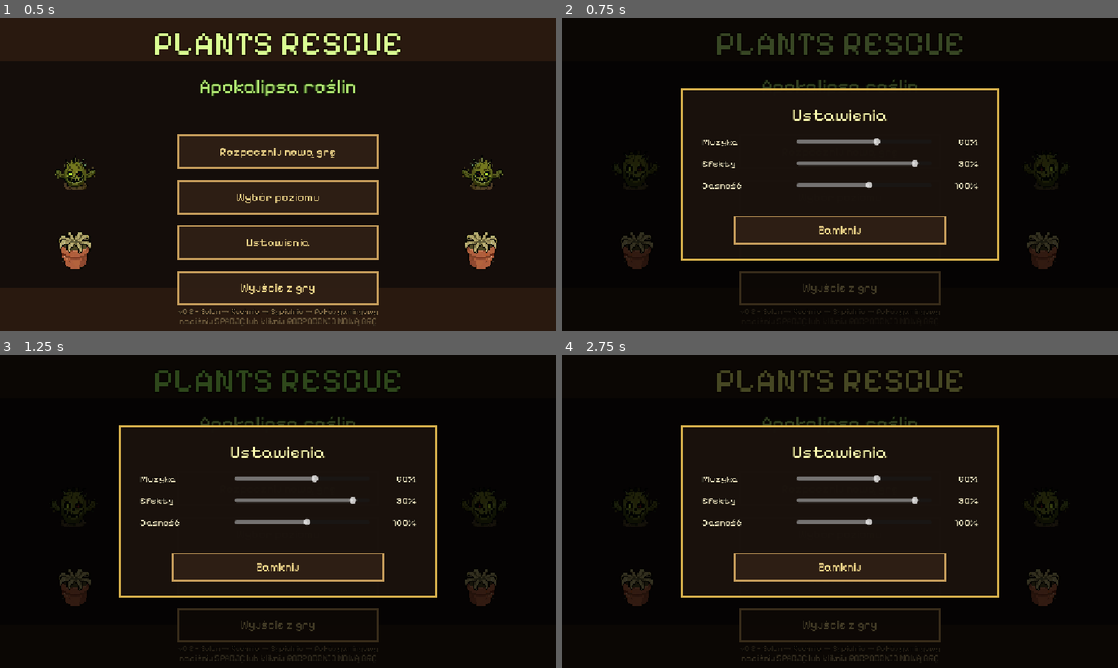
Above: before the commit, frames 1-4 (two rows, left to right).
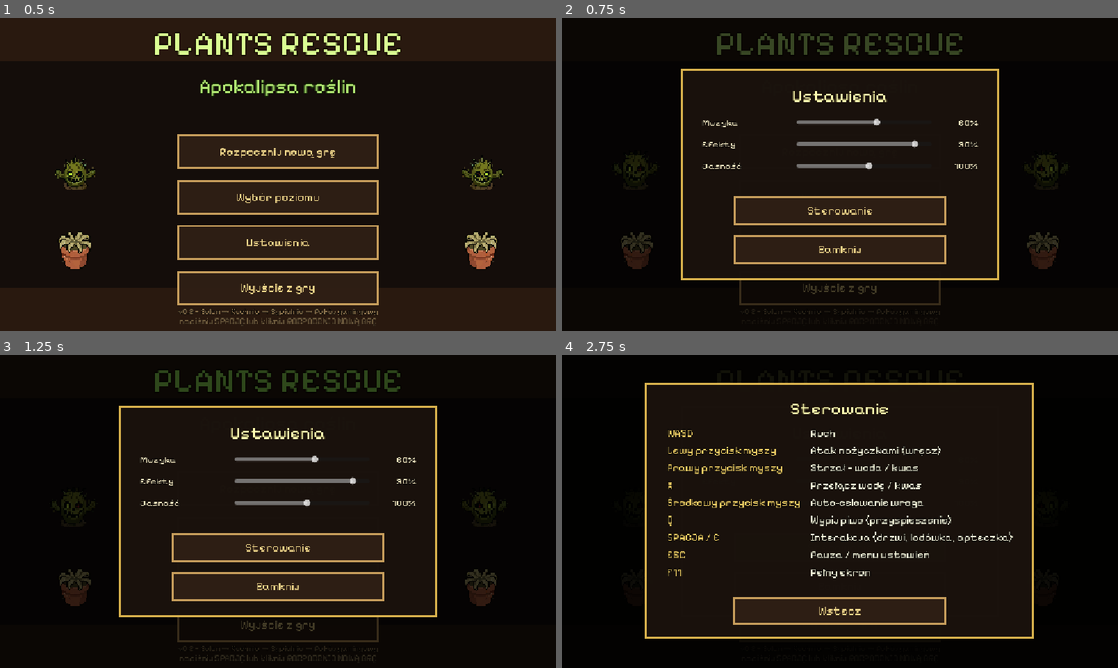
Above: after the commit, the same moments.

Repository: gawlowski-mateusz/Plants-Rescue
Game: Godot game, scene res://scenes/main_menu.tscn
Same seed, same stepped clock (60 frames per second), same inputs: the game is played once before the commit and once after it.
Inputs (mouse positions are in pixels of both pictures, inside the frame that each line leads up to):
- Up to frame 1 (0.5 s): no input
- Up to frame 2 (0.75 s): click "Ustawienia" at 0.5 s
- Up to frame 3 (1.25 s): no input
- Up to frame 4 (2.75 s): click "Wyjście z gry" at 1.25 s; click (840, 549) at 2 s, where only the run after the commit has a clickable "Sterowanie"

Frame 1 is identical in both runs. In frame 2, 6.0% of the frame differs, in the area x 21-79%, y 16-84%; in frame 3, 6.0%; in frame 4, 13%, in the area x 10-90%, y 4-98%.

Commit message:
feat(ux): add controls reference screen and confirmation dialogs
Reusable controls overlay (key->action cheat sheet) reachable from the
settings/pause menu and main menu. Reusable yes/no confirm dialog guarding
destructive actions: quit game and back-to-menu (focus defaults to 'Nie').

Addresses Nielsen H10 (help/documentation), H3/H5 (user control, error
prevention).

Co-Authored-By: Claude Opus 4.8 <noreply@anthropic.com>

Diff:
--- /dev/null
+++ b/game/scenes/confirm_dialog.tscn
@@ -0,0 +1,80 @@
+[gd_scene format=3 uid="uid://confirmdlg01"]
+
+[ext_resource type="Theme" uid="uid://pixthm0001ab" path="res://assets/themes/pixel_theme.tres" id="1_theme"]
+[ext_resource type="Script" path="res://scripts/confirm_dialog.gd" id="2_script"]
+
+[sub_resource type="StyleBoxFlat" id="SB_panel"]
+content_margin_left = 40.0
+content_margin_top = 30.0
+content_margin_right = 40.0
+content_margin_bottom = 30.0
+bg_color = Color(0.12, 0.07, 0.05, 0.98)
+border_width_left = 4
+border_width_top = 4
+border_width_right = 4
+border_width_bottom = 4
+border_color = Color(0.85, 0.7, 0.3, 1)
+anti_aliasing = false
+
+[node name="ConfirmDialog" type="CanvasLayer"]
+layer = 100
+process_mode = 3
+script = ExtResource("2_script")
+
+[node name="Root" type="Control" parent="."]
+layout_mode = 3
+anchors_preset = 15
+anchor_right = 1.0
+anchor_bottom = 1.0
+theme = ExtResource("1_theme")
+
+[node name="Dim" type="ColorRect" parent="Root"]
+layout_mode = 1
+anchors_preset = 15
+anchor_right = 1.0
+anchor_bottom = 1.0
+color = Color(0, 0, 0, 0.78)
+
+[node name="Center" type="CenterContainer" parent="Root"]
+layout_mode = 1
+anchors_preset = 15
+anchor_right = 1.0
+anchor_bottom = 1.0
+
+[node name="Panel" type="PanelContainer" parent="Root/Center"]
+layout_mode = 2
+theme_override_styles/panel = SubResource("SB_panel")
+
+[node name="VBox" type="VBoxContainer" parent="Root/Center/Panel"]
+layout_mode = 2
+theme_override_constants/separation = 22
+
+[node name="Message" type="Label" parent="Root/Center/Panel/VBox"]
+unique_name_in_owner = true
+custom_minimum_size = Vector2(520, 0)
+layout_mode = 2
+theme_override_colors/font_color = Color(0.95, 0.95, 0.85, 1)
+theme_override_colors/font_outline_color = Color(0, 0, 0, 1)
+theme_override_constants/outline_size = 3
+theme_override_font_sizes/font_size = 24
+text = "Na pewno?"
+horizontal_alignment = 1
+vertical_alignment = 1
+autowrap_mode = 3
+
+[node name="Buttons" type="HBoxContainer" parent="Root/Center/Panel/VBox"]
+layout_mode = 2
+theme_override_constants/separation = 24
+alignment = 1
+
+[node name="YesBtn" type="Button" parent="Root/Center/Panel/VBox/Buttons"]
+unique_name_in_owner = true
+custom_minimum_size = Vector2(180, 56)
+layout_mode = 2
+text = "Tak"
+
+[node name="NoBtn" type="Button" parent="Root/Center/Panel/VBox/Buttons"]
+unique_name_in_owner = true
+custom_minimum_size = Vector2(180, 56)
+layout_mode = 2
+text = "Nie"
--- /dev/null
+++ b/game/scenes/controls_overlay.tscn
@@ -0,0 +1,75 @@
+[gd_scene format=3 uid="uid://controlsovl01"]
+
+[ext_resource type="Theme" uid="uid://pixthm0001ab" path="res://assets/themes/pixel_theme.tres" id="1_theme"]
+[ext_resource type="Script" path="res://scripts/controls_overlay.gd" id="2_script"]
+
+[sub_resource type="StyleBoxFlat" id="SB_panel"]
+content_margin_left = 44.0
+content_margin_top = 30.0
+content_margin_right = 44.0
+content_margin_bottom = 30.0
+bg_color = Color(0.1, 0.07, 0.05, 0.98)
+border_width_left = 4
+border_width_top = 4
+border_width_right = 4
+border_width_bottom = 4
+border_color = Color(0.85, 0.7, 0.3, 1)
+anti_aliasing = false
+
+[node name="ControlsOverlay" type="CanvasLayer"]
+layer = 95
+process_mode = 3
+script = ExtResource("2_script")
+
+[node name="Root" type="Control" parent="."]
+layout_mode = 3
+anchors_preset = 15
+anchor_right = 1.0
+anchor_bottom = 1.0
+theme = ExtResource("1_theme")
+
+[node name="Dim" type="ColorRect" parent="Root"]
+layout_mode = 1
+anchors_preset = 15
+anchor_right = 1.0
+anchor_bottom = 1.0
+color = Color(0, 0, 0, 0.74)
+
+[node name="Center" type="CenterContainer" parent="Root"]
+layout_mode = 1
+anchors_preset = 15
+anchor_right = 1.0
+anchor_bottom = 1.0
+
+[node name="Panel" type="PanelContainer" parent="Root/Center"]
+layout_mode = 2
+theme_override_styles/panel = SubResource("SB_panel")
+
+[node name="VBox" type="VBoxContainer" parent="Root/Center/Panel"]
+layout_mode = 2
+theme_override_constants/separation = 14
+
+[node name="Title" type="Label" parent="Root/Center/Panel/VBox"]
+layout_mode = 2
+theme_override_colors/font_color = Color(1, 1, 0.7, 1)
+theme_override_colors/font_outline_color = Color(0.1, 0.05, 0, 1)
+theme_override_constants/outline_size = 4
+theme_override_font_sizes/font_size = 36
+text = "Sterowanie"
+horizontal_alignment = 1
+
+[node name="List" type="VBoxContainer" parent="Root/Center/Panel/VBox"]
+unique_name_in_owner = true
+layout_mode = 2
+theme_override_constants/separation = 8
+
+[node name="Spacer" type="Control" parent="Root/Center/Panel/VBox"]
+custom_minimum_size = Vector2(0, 10)
+layout_mode = 2
+
+[node name="CloseBtn" type="Button" parent="Root/Center/Panel/VBox"]
+unique_name_in_owner = true
+custom_minimum_size = Vector2(440, 56)
+layout_mode = 2
+size_flags_horizontal = 4
+text = "Wstecz"
--- a/game/scenes/settings_overlay.tscn
+++ b/game/scenes/settings_overlay.tscn
@@ -146,6 +146,13 @@
 custom_minimum_size = Vector2(0, 10)
 layout_mode = 2
 
+[node name="ControlsBtn" type="Button" parent="Root/Center/Panel/VBox"]
+unique_name_in_owner = true
+custom_minimum_size = Vector2(440, 60)
+layout_mode = 2
+size_flags_horizontal = 4
+text = "Sterowanie"
+
 [node name="ResumeBtn" type="Button" parent="Root/Center/Panel/VBox"]
 unique_name_in_owner = true
 custom_minimum_size = Vector2(440, 60)
--- /dev/null
+++ b/game/scripts/confirm_dialog.gd
@@ -0,0 +1,46 @@
+extends CanvasLayer
+
+## Reusable yes/no confirmation for destructive actions (Nielsen H3/H5):
+## quitting the game, abandoning a run to the main menu, etc.
+
+@onready var message_label: Label = %Message
+@onready var yes_btn: Button = %YesBtn
+@onready var no_btn: Button = %NoBtn
+
+var _on_confirm: Callable = Callable()
+
+
+func _ready() -> void:
+	process_mode = Node.PROCESS_MODE_ALWAYS
+	visible = false
+	yes_btn.pressed.connect(_on_yes)
+	no_btn.pressed.connect(close)
+
+
+func ask(message: String, on_confirm: Callable) -> void:
+	message_label.text = message
+	_on_confirm = on_confirm
+	visible = true
+	no_btn.grab_focus()
+
+
+func is_open() -> bool:
+	return visible
+
+
+func close() -> void:
+	visible = false
+
+
+func _on_yes() -> void:
+	visible = false
+	if _on_confirm.is_valid():
+		_on_confirm.call()
+
+
+func _unhandled_input(event: InputEvent) -> void:
+	if not visible:
+		return
+	if event.is_action_pressed("ui_cancel"):
+		close()
+		get_viewport().set_input_as_handled()
--- /dev/null
+++ b/game/scripts/controls_overlay.gd
@@ -0,0 +1,73 @@
+extends CanvasLayer
+
+## On-demand controls reference. Reachable from the settings/pause overlay, so
+## the player can always look up the controls (Nielsen H6/H10). Shown on top of
+## the settings overlay; closed with the button or ui_cancel.
+
+signal closed
+
+const ENTRIES := [
+	["WASD", "Ruch"],
+	["Lewy przycisk myszy", "Atak nożyczkami (wręcz)"],
+	["Prawy przycisk myszy", "Strzał — woda / kwas"],
+	["X", "Przełącz wodę / kwas"],
+	["Środkowy przycisk myszy", "Auto-celowanie wroga"],
+	["Q", "Wypij piwo (przyspieszenie)"],
+	["SPACJA / E", "Interakcja (drzwi, lodówka, apteczka)"],
+	["ESC", "Pauza / menu ustawień"],
+	["F11", "Pełny ekran"],
+]
+
+@onready var list: VBoxContainer = %List
+@onready var close_btn: Button = %CloseBtn
+
+
+func _ready() -> void:
+	process_mode = Node.PROCESS_MODE_ALWAYS
+	visible = false
+	close_btn.pressed.connect(close)
+	_build_rows()
+
+
+func _build_rows() -> void:
+	for entry in ENTRIES:
+		var row := HBoxContainer.new()
+		row.add_theme_constant_override("separation", 18)
+
+		var key := Label.new()
+		key.text = entry[0]
+		key.custom_minimum_size = Vector2(280, 0)
+		key.add_theme_color_override("font_color", Color(0.95, 0.82, 0.4, 1))
+		key.add_theme_font_size_override("font_size", 22)
+
+		var action := Label.new()
+		action.text = entry[1]
+		action.add_theme_color_override("font_color", Color(0.95, 0.95, 0.85, 1))
+		action.add_theme_font_size_override("font_size", 22)
+
+		row.add_child(key)
+		row.add_child(action)
+		list.add_child(row)
+
+
+func open() -> void:
+	visible = true
+
+
+func is_open() -> bool:
+	return visible
+
+
+func close() -> void:
+	if not visible:
+		return
+	visible = false
+	closed.emit()
+
+
+func _unhandled_input(event: InputEvent) -> void:
+	if not visible:
+		return
+	if event.is_action_pressed("ui_cancel"):
+		close()
+		get_viewport().set_input_as_handled()
--- a/game/scripts/main_menu.gd
+++ b/game/scripts/main_menu.gd
@@ -20,9 +20,11 @@
 
 
 const SETTINGS_OVERLAY_SCENE: PackedScene = preload("res://scenes/settings_overlay.tscn")
+const CONFIRM_SCENE: PackedScene = preload("res://scenes/confirm_dialog.tscn")
 const SNAKE_SCENE_PATH: String = "res://scenes/snake_minigame.tscn"
 
 var _settings_overlay: CanvasLayer = null
+var _confirm: CanvasLayer = null
 
 @onready var completion_toast: PanelContainer = %CompletionToast
 @onready var completion_label: Label = $CompletionToast/Label
@@ -62,6 +64,8 @@
 
 	_settings_overlay = SETTINGS_OVERLAY_SCENE.instantiate()
 	add_child(_settings_overlay)
+	_confirm = CONFIRM_SCENE.instantiate()
+	add_child(_confirm)
 
 	# Click sound on every menu button.
 	for btn in [play_button, level_select_button, settings_button, quit_button,
@@ -122,9 +126,11 @@
 
 
 func _unhandled_input(event: InputEvent) -> void:
-	# The settings overlay handles its own input (incl. closing on ui_cancel).
+	# The settings/confirm overlays handle their own input (incl. ui_cancel).
 	if _settings_overlay != null and _settings_overlay.has_method("is_open") \
 			and bool(_settings_overlay.call("is_open")):
+		return
+	if _confirm != null and _confirm.has_method("is_open") and bool(_confirm.call("is_open")):
 		return
 
 	if level_select_overlay.visible:
@@ -197,6 +203,10 @@
 
 
 func _quit_game() -> void:
+	_confirm.call("ask", "Wyjść z gry?", Callable(self, "_do_quit"))
+
+
+func _do_quit() -> void:
 	get_tree().quit()
 
 
--- a/game/scripts/settings_overlay.gd
+++ b/game/scripts/settings_overlay.gd
@@ -14,20 +14,37 @@
 @onready var brightness_slider: HSlider = %BrightnessSlider
 @onready var brightness_value: Label = %BrightnessValue
 @onready var resume_btn: Button = %ResumeBtn
+@onready var controls_btn: Button = %ControlsBtn
 @onready var menu_btn: Button = %MenuBtn
+
+const CONTROLS_SCENE: PackedScene = preload("res://scenes/controls_overlay.tscn")
+const CONFIRM_SCENE: PackedScene = preload("res://scenes/confirm_dialog.tscn")
 
 var _in_game: bool = false
 var _syncing: bool = false
+var _controls: CanvasLayer = null
+var _confirm: CanvasLayer = null
 
 
 func _ready() -> void:
 	process_mode = Node.PROCESS_MODE_ALWAYS
 	visible = false
 	resume_btn.pressed.connect(_close)
+	controls_btn.pressed.connect(_open_controls)
 	menu_btn.pressed.connect(_on_menu_pressed)
 	music_slider.value_changed.connect(_on_music_changed)
 	sfx_slider.value_changed.connect(_on_sfx_changed)
 	brightness_slider.value_changed.connect(_on_brightness_changed)
+
+	_controls = CONTROLS_SCENE.instantiate()
+	add_child(_controls)
+	_confirm = CONFIRM_SCENE.instantiate()
+	add_child(_confirm)
+
+
+func _open_controls() -> void:
+	if _controls != null and _controls.has_method("open"):
+		_controls.call("open")
 
 
 func open(in_game: bool) -> void:
@@ -53,6 +70,13 @@
 
 
 func _on_menu_pressed() -> void:
+	# Confirm before abandoning the run (error prevention, Nielsen H3/H5).
+	_confirm.call("ask",
+		"Wrócić do menu głównego?\nPostęp bieżącej rozgrywki przepadnie.",
+		Callable(self, "_do_return_to_menu"))
+
+
+func _do_return_to_menu() -> void:
 	get_tree().paused = false
 	var gs := get_node_or_null("/root/GameState")
 	if gs != null and gs.has_method("reset_run"):
@@ -111,6 +135,11 @@
 func _unhandled_input(event: InputEvent) -> void:
 	if not visible:
 		return
+	# Let the controls/confirm sub-overlays consume Esc while they are open.
+	if _controls != null and _controls.has_method("is_open") and bool(_controls.call("is_open")):
+		return
+	if _confirm != null and _confirm.has_method("is_open") and bool(_confirm.call("is_open")):
+		return
 	if event.is_action_pressed("ui_cancel"):
 		_close()
 		get_viewport().set_input_as_handled()
Not shown, added: game/scripts/confirm_dialog.gd.uid
Not shown, added: game/scripts/controls_overlay.gd.uid
